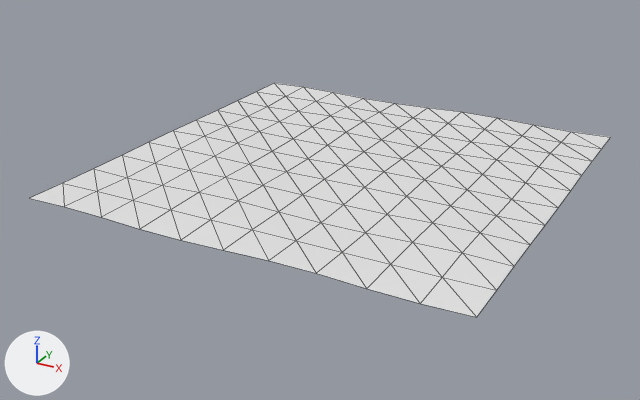
What one commit did to the OBJ model models/areas/dairy/grass_0_0.obj.
Rendered twice from a 50 mm lens placed at (52.8, -103.3, 45.5), pointed at (-2.2, -3.4, -4.5). Arrows for +X, +Y and +Z are at lower left; the lights stay in place. The older version comes first. Mesh edges are drawn as thin lines. Where no turn or scale is listed for an object, it has been applied to the vertices. Vertices at exactly the same position are counted once.

The first picture shows 'grass_0_0'.
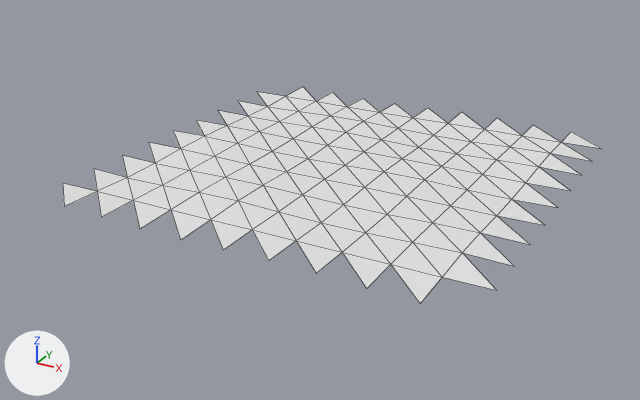
Pixel boxes [x1, y1, x2, y2] of what changed, in the pictures (640 x 400 px):
'grass_0_0', reshaped (7% narrower, 8% shorter): before [29, 83, 611, 317]; after [63, 87, 602, 303]
part 1 of me_grass_0_0, deleted: before [29, 83, 611, 317]

Diff of the bpy script that builds the scene:
```diff
--- a/models/areas/dairy/grass_0_0.obj.py
+++ b/models/areas/dairy/grass_0_0.obj.py
@@ me_grass_0_0 @@
 # used by ob_grass_0_0; location = (0.0, 0.0, 0.0)
-me_grass_0_0.from_pydata(...)  # 121 vertices, 200 faces; spans x -30.0..30.0, y -30.0..30.0, z -0.2..0.2
+me_grass_0_0.from_pydata(...)  # 117 vertices, 162 faces; spans x -30.0..30.0, y -30.0..30.0, z -0.2..0.2
+# me_grass_0_0 part 1
+# 4 vertices are removed from x -30.0..30.0, y -30.0..30.0, z -0.1..0.1
+# 38 faces are deleted
```
